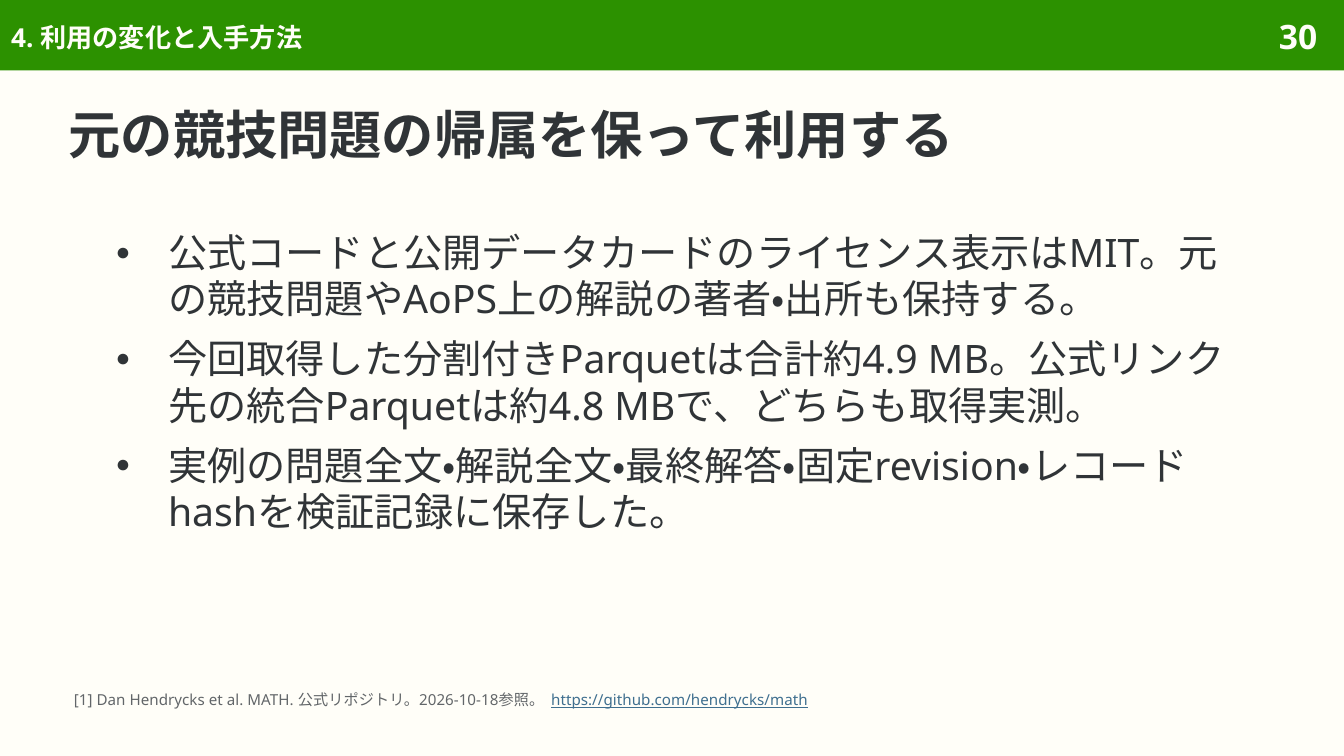
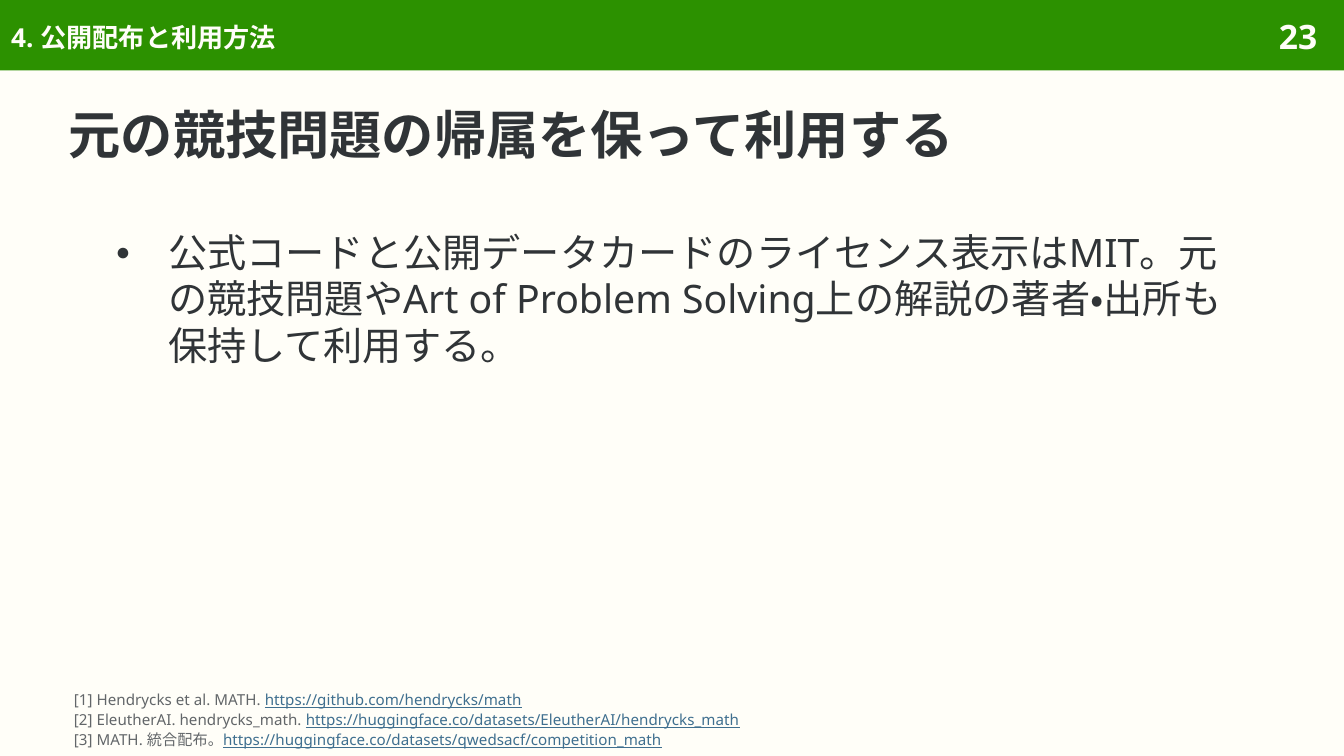
Before and after one commit to sasakiy84/datasets-in-10-minutes, a slide deck: slide 23 of slides/datasets-in-10-minutes-math.pptx (slide 30 before the commit). Drawn at 1344x756 pixels with LibreOffice and Linux fonts; fonts in the diff are those of the drawing. Boxes give left, top, right and bottom in pixels: in the first picture for what was removed or moved away, otherwise in the second. Text is boxed around its words. In the diff, an @@ line names an element or a change of style, - is before the commit and + after.

Commit message:
Center MATH on competition problems and original problem-solving evaluation

```diff
--- a/slides/datasets-in-10-minutes-math.pptx
+++ b/slides/datasets-in-10-minutes-math.pptx
@@ title at bbox=[11, 24, 276, 50]: text changed @@
-4. 利用の変化と入手方法
+4. 公開配布と利用方法
@@ page number at bbox=[1279, 24, 1317, 50]: text changed @@
-30
+23
@@ text at bbox=[168, 234, 1221, 363]: text changed @@
-● 公式コードと公開データカードのライセンス表示はMIT。元の競技問題やAoPS上の解説の著者・出所も保持する。
-● 今回取得した分割付きParquetは合計約4.9 MB。公式リンク先の統合Parquetは約4.8 MBで、どちらも取得実測。
-● 実例の問題全文・解説全文・最終解答・固定revision・レコードhashを検証記録に保存した。
+● 公式コードと公開データカードのライセンス表示はMIT。元の競技問題やArt of Problem Solving上の解説の著者・出所も保持して利用する。
@@ text at bbox=[74, 693, 739, 749]: text changed; text colour #626669 to #3F6F8F @@
-[1] Dan Hendrycks et al. MATH. 公式リポジトリ。2026-10-18参照。 https://github.com/hendrycks/math
+[1] Hendrycks et al. MATH. https://github.com/hendrycks/math
+[2] EleutherAI. hendrycks_math. https://huggingface.co/datasets/EleutherAI/hendrycks_math
+[3] MATH. 統合配布。https://huggingface.co/datasets/qwedsacf/competition_math
```
Also in this commit, not shown: 35 other slides changed, 12 slides removed, 53 other files.
